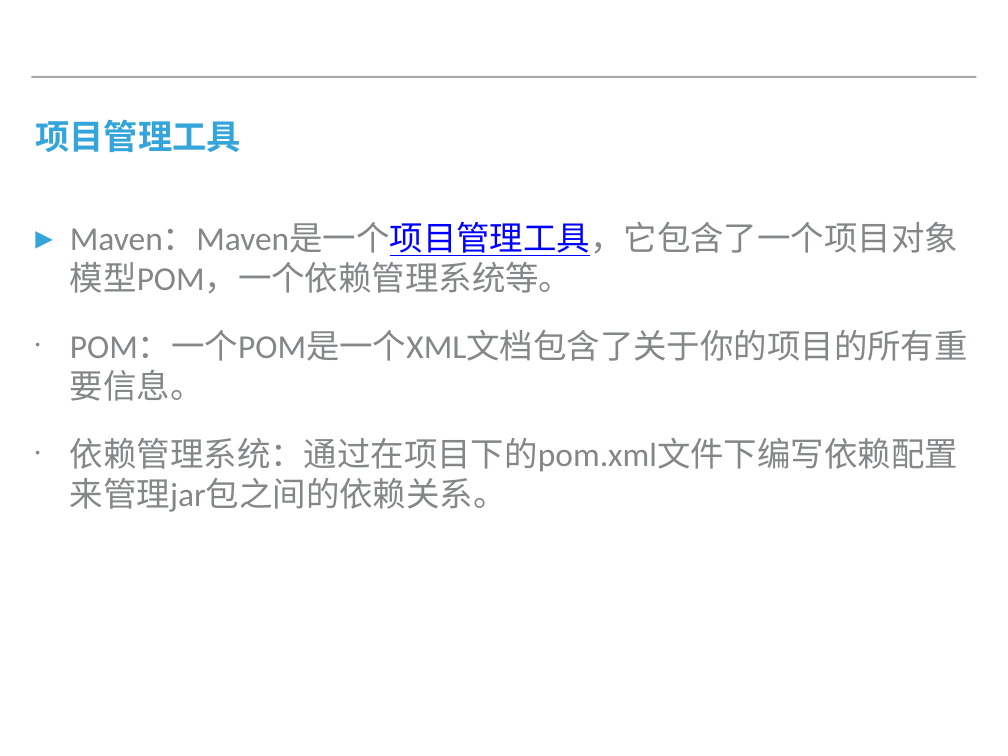
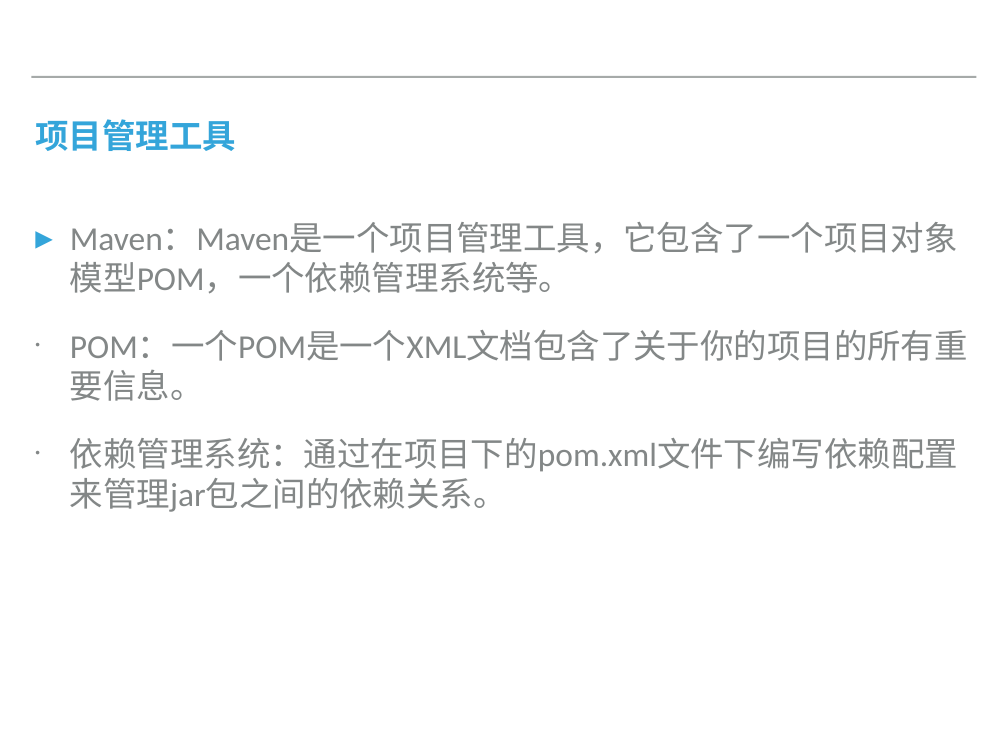
Before and after one commit to vincent950602/PsychologyTest, a slide deck: slide 2 of 框架介绍.pptx. Drawn at 1008x756 pixels with LibreOffice and Linux fonts; fonts in the diff are those of the drawing. Boxes give left, top, right and bottom in pixels: in the first picture for what was removed or moved away, otherwise in the second. Text is boxed around its words. In the diff, an @@ line names an element or a change of style, - is before the commit and + after.

```diff
--- a/框架介绍.pptx
+++ b/框架介绍.pptx
@@ title "项目管理工具" at (x1=35, y1=119, x2=236, y2=151): size 34.8 to 34 pt @@
@@ text at (x1=70, y1=223, x2=958, y2=294): text colour #0000FF to #838787, underline off in "Maven：Maven是一个项目管理工具，它包含了一个项目对象模型POM，一个依赖管理系统等。" @@
```
Also in this commit, not shown: 7 other slides changed.
